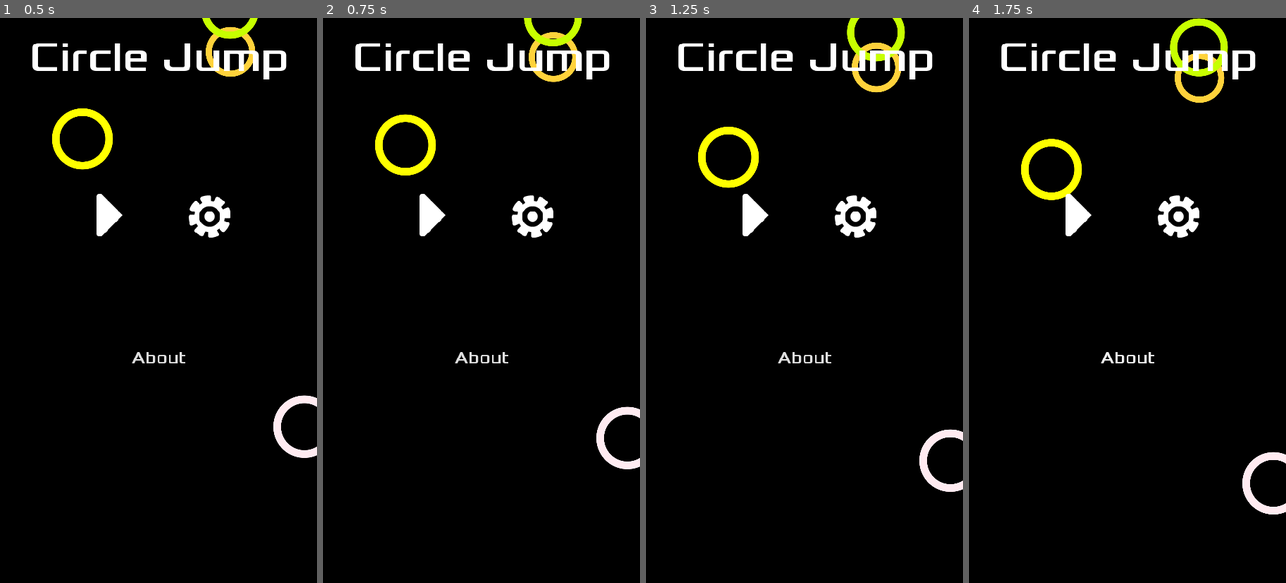
Above: before the commit, frames 1-4 (left to right).
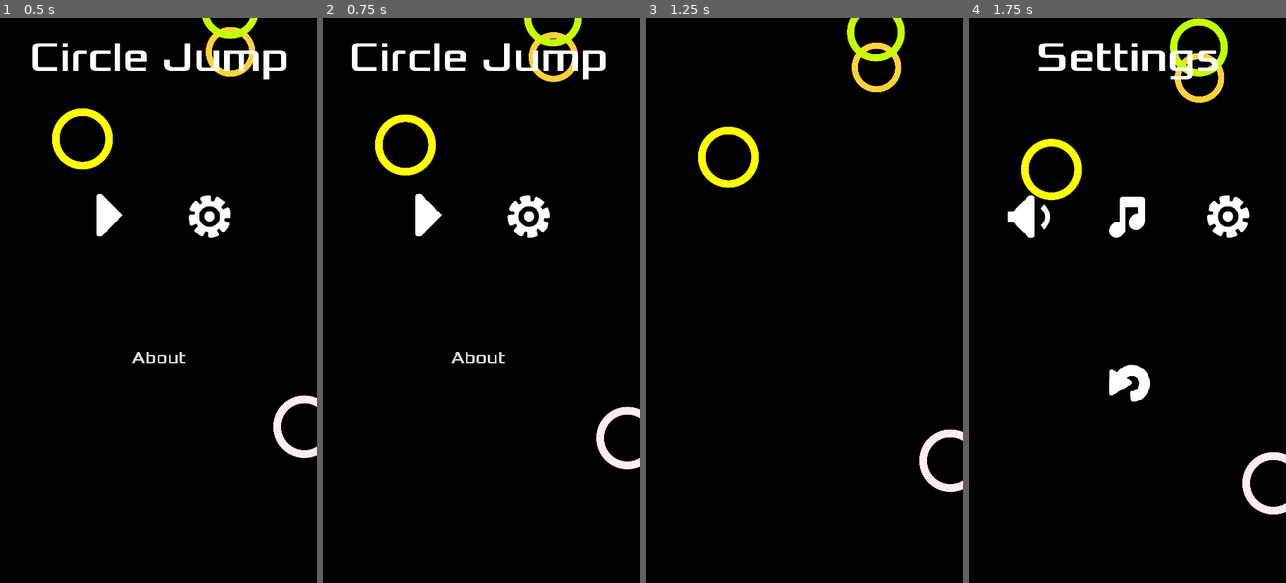
Above: after the commit, the same moments.

Repository: victorvhs/circleJump
Game: Godot game, scene res://Main.tscn
Same seed, same stepped clock (60 frames per second), same inputs: the game is played once before the commit and once after it.
Inputs (mouse positions are in pixels of both pictures, inside the frame that each line leads up to):
- Up to frame 1 (0.5 s): no input
- Up to frame 2 (0.75 s): click (532, 215) at 0.5 s
- Up to frame 3 (1.25 s): no input
- Up to frame 4 (1.75 s): click (1127, 357) at 1.25 s, where only the run before the commit has a clickable "About"

Frame 1 is identical in both runs. In frame 2, 2.3% of the frame differs, in the area x 9-91%, y 4-62%; in frame 3, 2.6%; in frame 4, 5.1%, in the area x 10-91%, y 4-68%.
Error before the commit: Parse Error: Mixed tabs and spaces in indentation. (res://settings.gd:75)

Commit message:
FIX newline

Diff:
--- a/settings.gd
+++ b/settings.gd
@@ -72,17 +72,17 @@
 func _ready():
 	load_settings()
 	if Engine.has_singleton("AdMob"):
-        admob = Engine.get_singleton("AdMob")
-        admob.init(real_ads, get_instance_id())
-        admob.loadBanner(ad_banner_id, banner_top)
+		admob = Engine.get_singleton("AdMob")
+		admob.init(real_ads, get_instance_id())
+		admob.loadBanner(ad_banner_id, banner_top)
 
 func show_banner():
-    if admob:
-        admob.showBanner()
+	if admob:
+		admob.showBanner()
 
 func hide_ad_banner():
-    if admob:
-        admob.hideBanner()
+	if admob:
+		admob.hideBanner()
 
 func save_settings():
 	var f = File.new()
